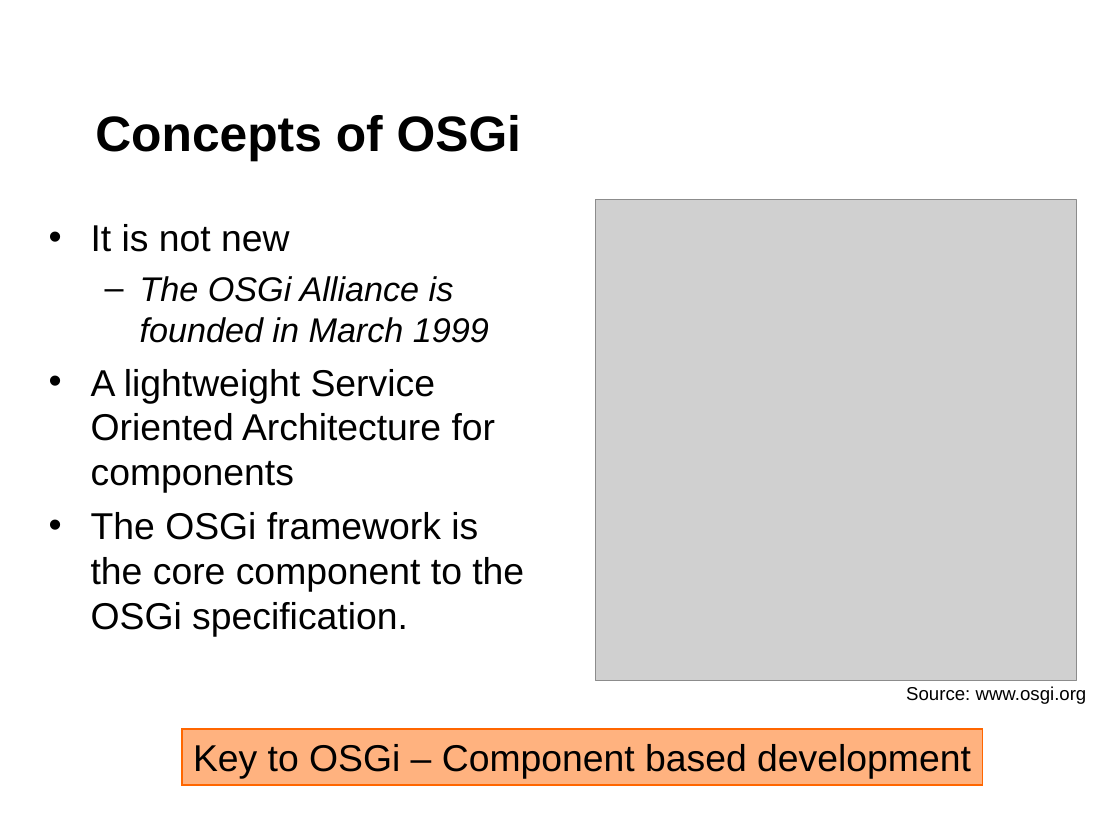
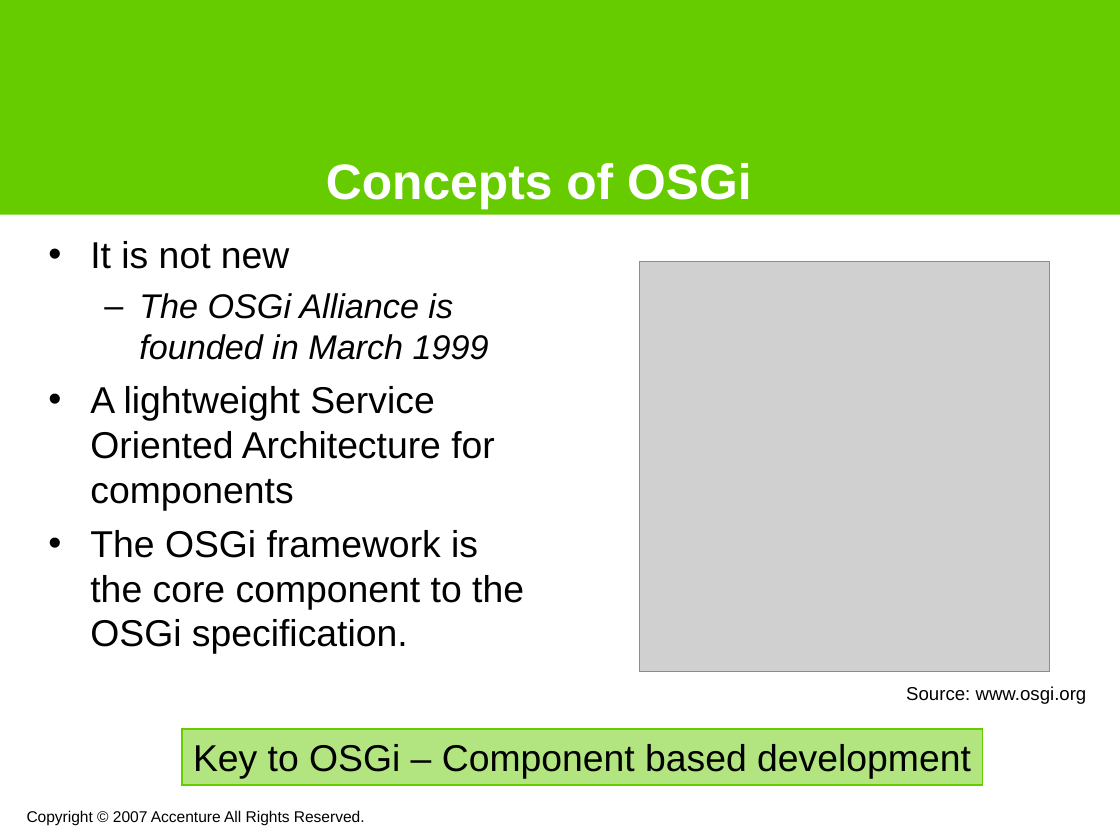
Before and after one commit to noushadali/osgi-samples, a slide deck: slide 7 of congress-registration/documentation/Webservice versioning using osgi.ppt. Drawn at 1120x840 pixels with LibreOffice and Linux fonts; fonts in the diff are those of the drawing; grey boxes stand for pictures; background and template pictures are left out. Boxes give left, top, right and bottom in pixels: in the first picture for what was removed or moved away, otherwise in the second. Text is boxed around its words. In the diff, an @@ line names an element or a change of style, - is before the commit and + after.

```diff
--- a/congress-registration/documentation/Webservice versioning using osgi.ppt
+++ b/congress-registration/documentation/Webservice versioning using osgi.ppt
@@ rectangle added at (0,0,1120,215), fill #66CC00 @@
@@ title "Concepts of OSGi": place and size @@
-title "Concepts of OSGi" at (95,115,521,161)
+title "Concepts of OSGi" at (326,163,751,210)
@@ title "Concepts of OSGi" at (326,163,751,210): text colour #000000 to #FFFFFF @@
@@ text "It is not new": place and size @@
-text "It is not new" at (91,224,524,637)
+text "It is not new" at (90,241,524,654)
@@ picture: place and size @@
-picture at (595,199,1076,681)
+picture at (640,261,1049,671)
@@ rectangle "Key to OSGi – Component ..." at (181,729,982,785): fill #FF6600 at 50% opacity to #66CC00 at 50% opacity; outline #FF6600 0.99 pt to #66CC00 0.99 pt @@
@@ text added at (27,810,365,825), 10 pt, text #000000 @@
+Copyright © 2007 Accenture All Rights Reserved.
```
Also in this commit, not shown: 13 other slides changed, 2 slides added, 1 slide removed.
